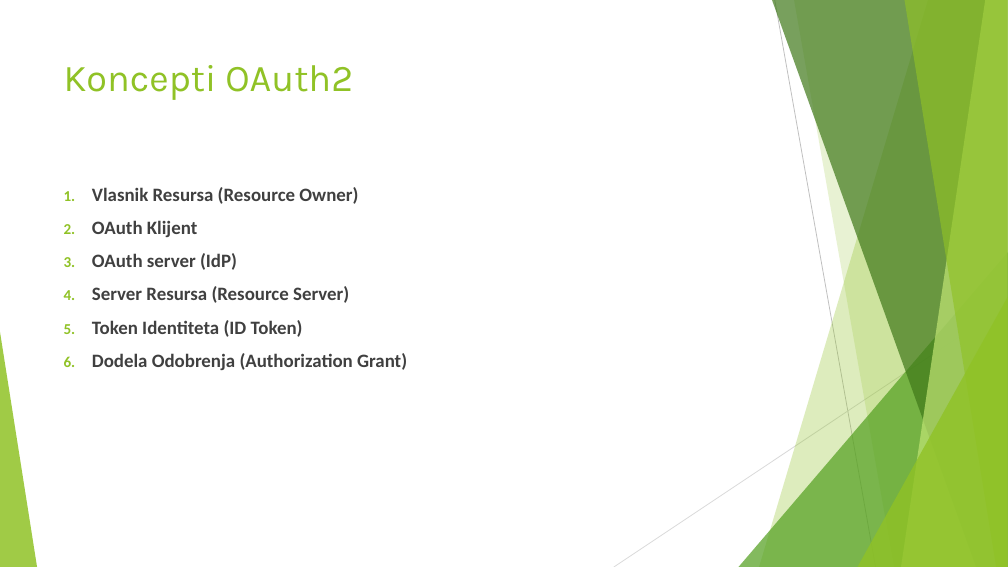
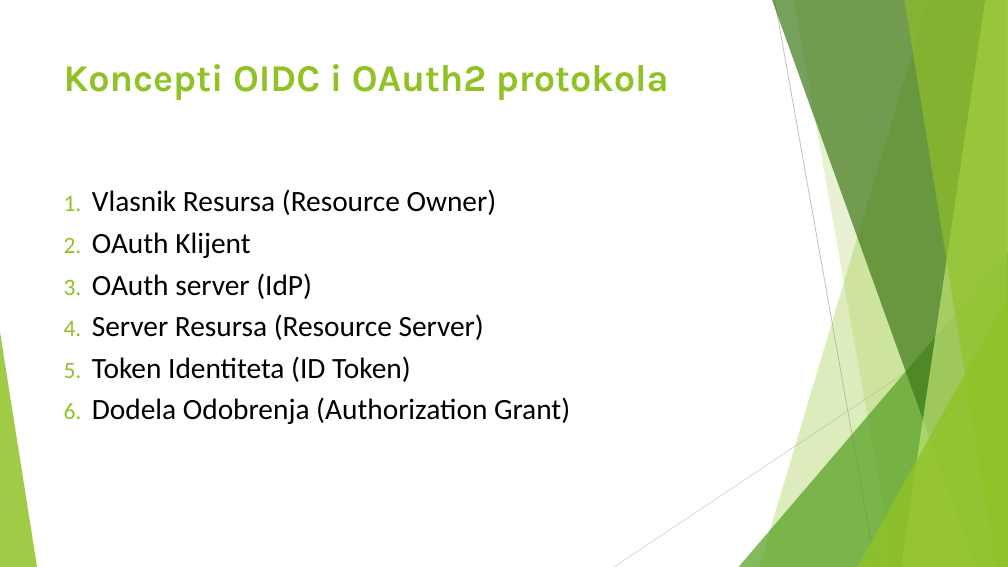
Before and after one commit to enimenss/IdentityServer4AndOAuth2, a slide deck: slide 7 of SSOPresentation.pptx. Drawn at 1008x567 pixels with LibreOffice and Linux fonts; fonts in the diff are those of the drawing. Boxes give left, top, right and bottom in pixels: in the first picture for what was removed or moved away, otherwise in the second. Text is boxed around its words. In the diff, an @@ line names an element or a change of style, - is before the commit and + after.

```diff
--- a/SSOPresentation.pptx
+++ b/SSOPresentation.pptx
@@ title at box(64, 64, 669, 100): text changed; bold on @@
-Koncepti OAuth2
+Koncepti OIDC i OAuth2 protokola
@@ text "Vlasnik Resursa (Resource Owner)" at box(92, 189, 570, 424): size 18 to 28 pt, text colour #404040 to #000000, bold off; less space between paragraphs @@
```
Also in this commit, not shown: 20 other slides changed, 1 slide removed, 1 other file.
